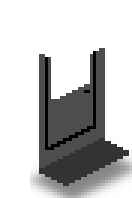
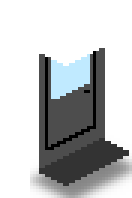
Revision of a layered 132px x 198px image; what changed, layer by layer:
added layer "Glass copy" above "Shadow copy" over [51, 54, 90, 99]
